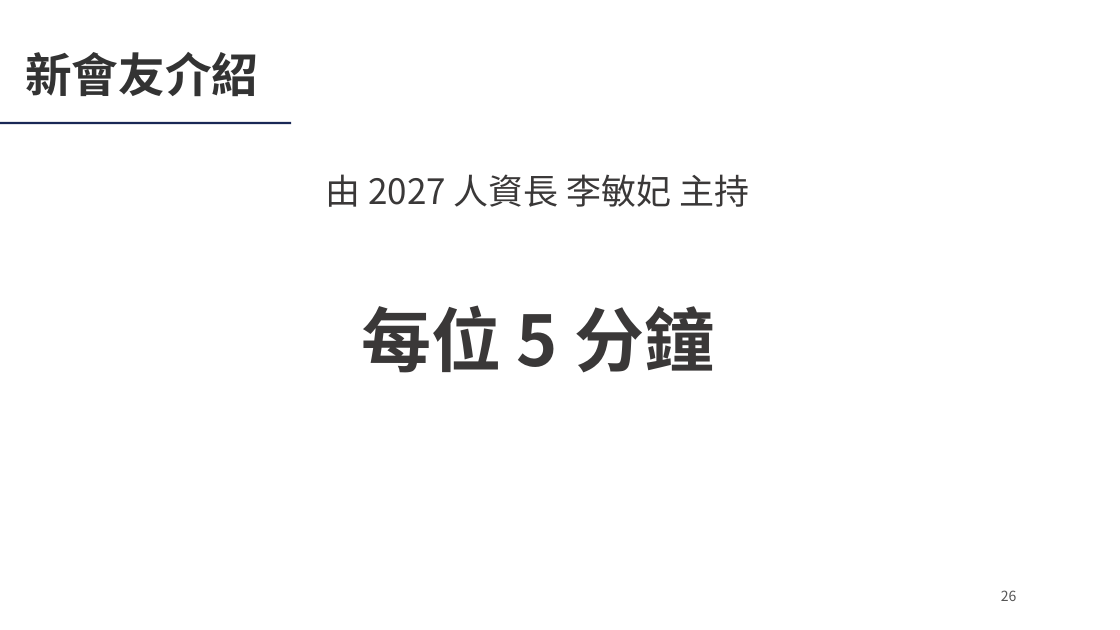
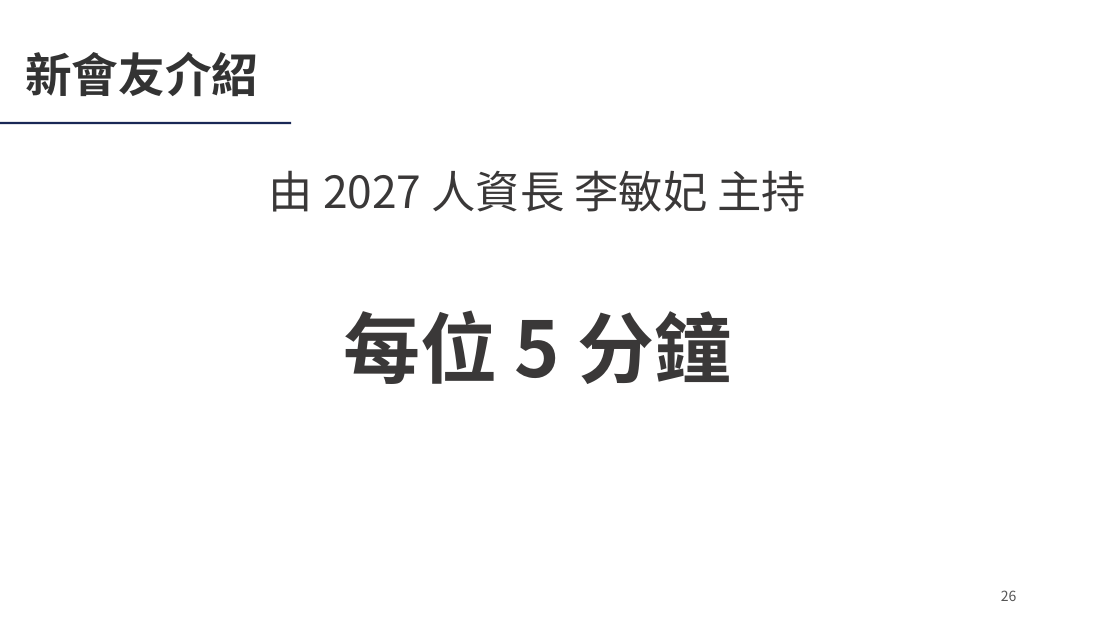
Before and after one commit to Ericliang680928/IAA, a slide deck: slide 26 of 20261204/agm/IAA會員大會簡報_20261204.pptx. Drawn at 1120x630 pixels with LibreOffice and Linux fonts; fonts in the diff are those of the drawing; background and template pictures are left out. Boxes give left, top, right and bottom in pixels: in the first picture for what was removed or moved away, otherwise in the second. Text is boxed around its words. In the diff, an @@ line names an element or a change of style, - is before the commit and + after.

```diff
--- a/20261204/agm/IAA會員大會簡報_20261204.pptx
+++ b/20261204/agm/IAA會員大會簡報_20261204.pptx
@@ text "由 2027 人資長 李敏妃 主持" at (269, 170, 806, 212): size 30 to 38 pt @@
@@ text "每位 5 分鐘": place and size @@
-text "每位 5 分鐘" at (361, 305, 714, 373)
+text "每位 5 分鐘" at (343, 310, 732, 384)
@@ text "每位 5 分鐘" at (343, 310, 732, 384): size 60 to 66 pt @@
```
Also in this commit, not shown: 32 other slides changed, 2 other files.
